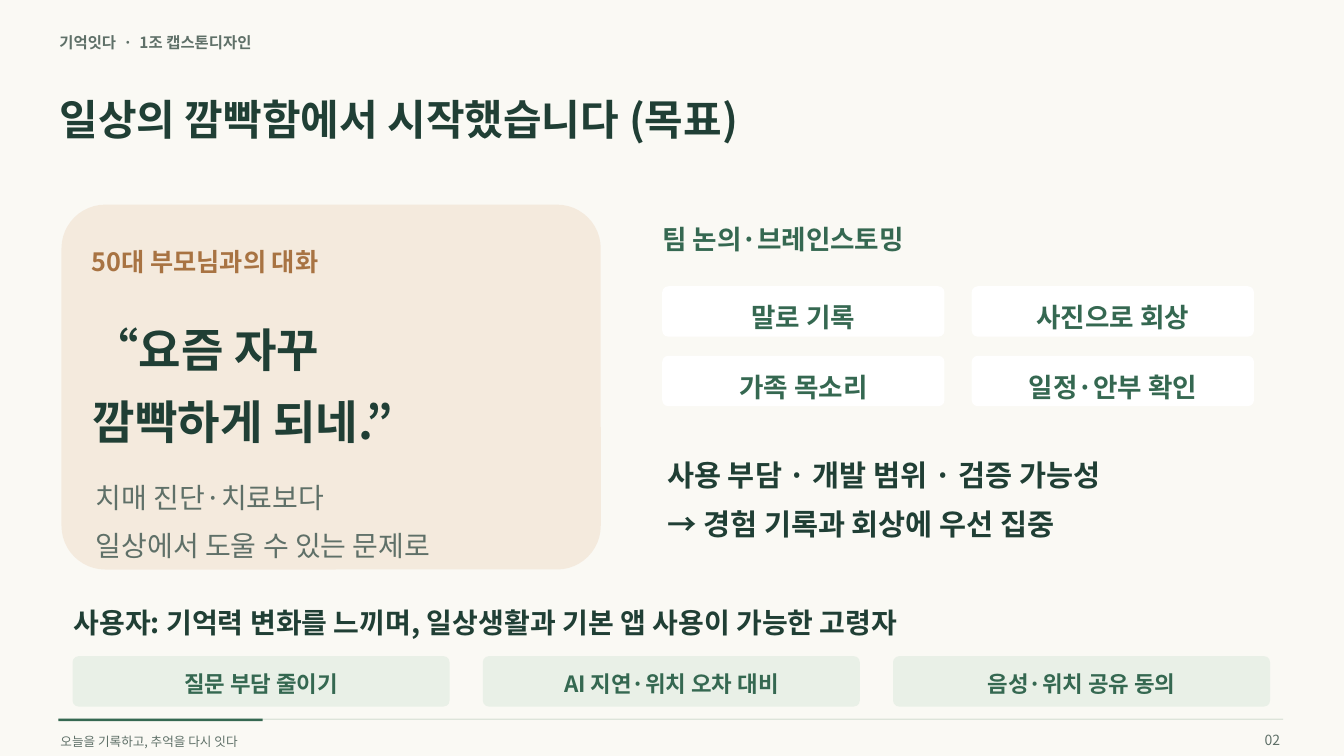
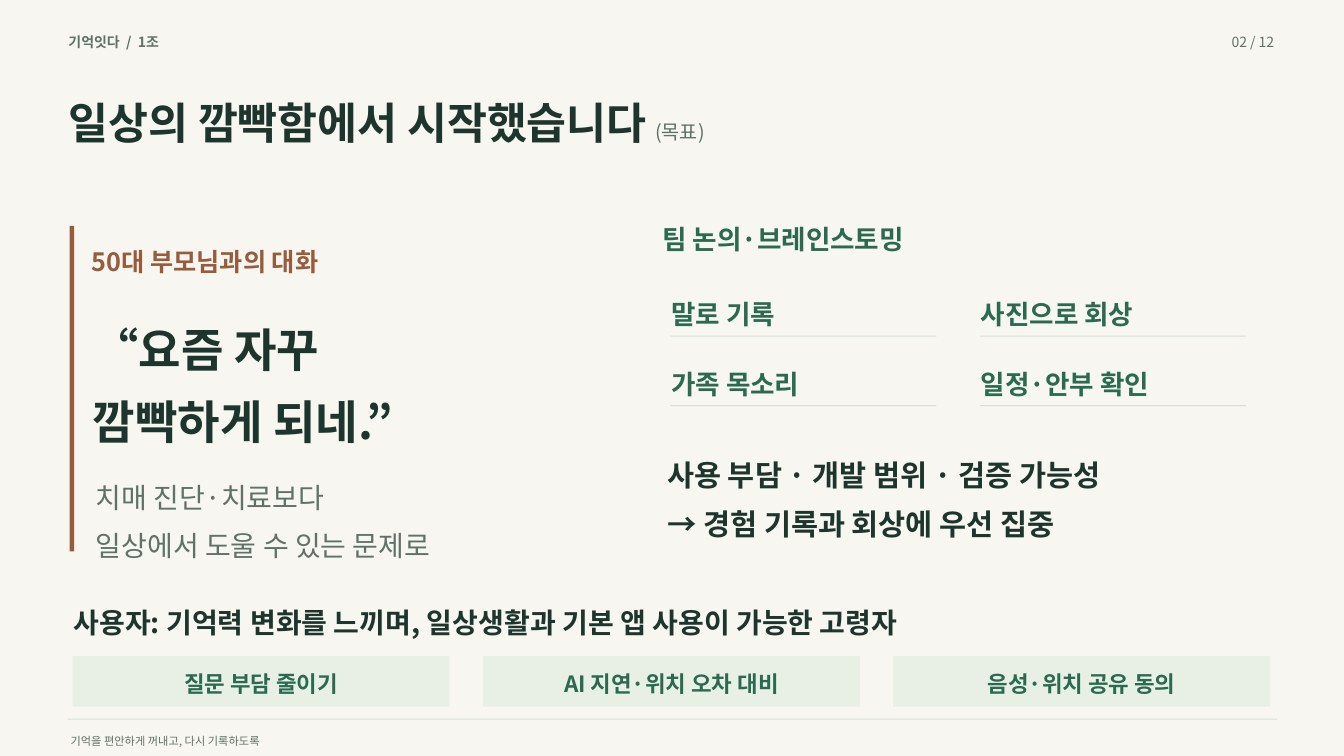
Before and after one commit to jungminpark68/capstone, a slide deck: slide 2 of docs/presentations/memory_connect_intro_7min.pptx. Drawn at 1344x756 pixels with LibreOffice and Linux fonts; fonts in the diff are those of the drawing. Boxes give left, top, right and bottom in pixels: in the first picture for what was removed or moved away, otherwise in the second. Text is boxed around its words. In the diff, an @@ line names an element or a change of style, - is before the commit and + after.

Commit message:
Polish presentation typography, imagery, spacing and visual layouts

```diff
--- a/docs/presentations/memory_connect_intro_7min.pptx
+++ b/docs/presentations/memory_connect_intro_7min.pptx
@@ background #FAF9F4 to #F7F6F0 @@
@@ text at box(68, 35, 159, 48): text changed; size 11 to 10 pt; text colour #5F7068 to #607168 @@
-기억잇다 · 1조 캡스톤디자인
+기억잇다 / 1조
@@ text at box(1232, 36, 1275, 47): text changed; text colour #5F7068 to #607168 @@
-02
+02 / 12
@@ text "일상의 깜빡함에서 시작했습니다 (목표)": place and size @@
-text "일상의 깜빡함에서 시작했습니다 (목표)" at box(59, 99, 738, 144)
+text "일상의 깜빡함에서 시작했습니다 (목표)" at box(68, 102, 704, 143)
@@ text "일상의 깜빡함에서 시작했습니다 (목표)" at box(68, 102, 704, 143): size 30 to 31 pt, text colour #203F35 to #1D352C in "일상의 깜빡함에서 시작했습니다"; size 30 to 14 pt, text colour #203F35 to #607168, bold off in "(목표)" @@
@@ rounded rectangle removed at box(62, 205, 601, 570) @@
@@ rectangle added at box(70, 226, 74, 552), fill #975C3B @@
@@ text "50대 부모님과의 대화" at box(92, 250, 318, 274): text colour #A87342 to #975C3B @@
@@ text "“요즘 자꾸" at box(93, 327, 393, 443): text colour #203F35 to #1D352C @@
@@ rectangle: place and size @@
-rectangle at box(662, 286, 945, 337)
+rectangle at box(670, 336, 937, 337)
@@ rectangle: place and size @@
-rectangle at box(972, 286, 1254, 337)
+rectangle at box(980, 336, 1246, 337)
@@ text colour #356851 to #2B6A50; alignment centre to left in 4 elements at box(671, 301, 775, 327), box(981, 301, 1133, 327), box(671, 371, 799, 397), box(981, 371, 1149, 397) @@
@@ rectangle: place and size @@
-rectangle at box(662, 356, 945, 406)
+rectangle at box(670, 405, 937, 406)
@@ rounded rectangle to rectangle; fill #FFFFFF to #D8E0D6 in 4 elements at box(670, 336, 937, 337), box(980, 336, 1246, 337), box(670, 405, 937, 406), box(980, 405, 1246, 406) @@
@@ rectangle: place and size @@
-rectangle at box(972, 356, 1254, 406)
+rectangle at box(980, 405, 1246, 406)
@@ text "치매 진단·치료보다" at box(96, 485, 430, 558): text colour #5F7068 to #607168 @@
@@ rectangle removed at box(58, 719, 262, 722) @@
@@ rectangle: place and size @@
-rectangle at box(58, 719, 1284, 720)
+rectangle at box(68, 719, 1277, 720)
@@ rectangle at box(68, 719, 1277, 720): fill #DDE4DA to #D8E0D6 @@
@@ text at box(71, 736, 260, 747): text changed; size 9 to 8 pt; text colour #5F7068 to #607168 @@
-오늘을 기록하고, 추억을 다시 잇다
+기억을 편안하게 꺼내고, 다시 기록하도록
```
Also in this commit, not shown: 11 other slides changed, 4 other files.
